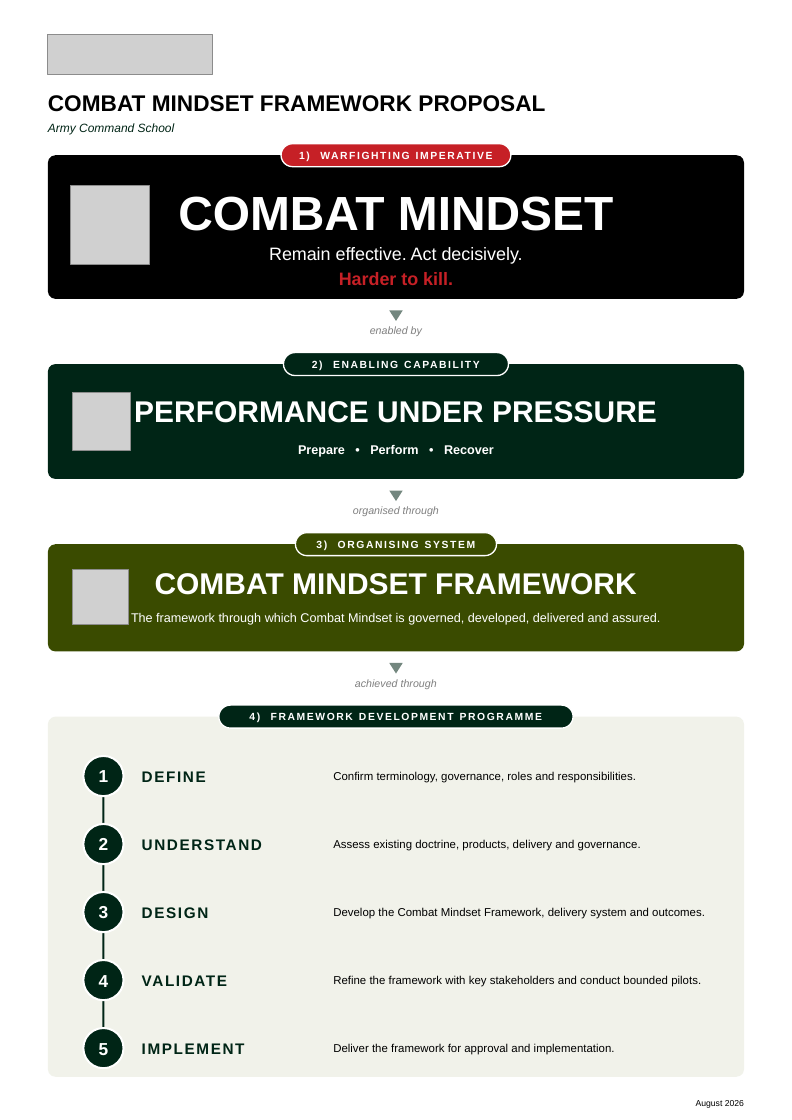
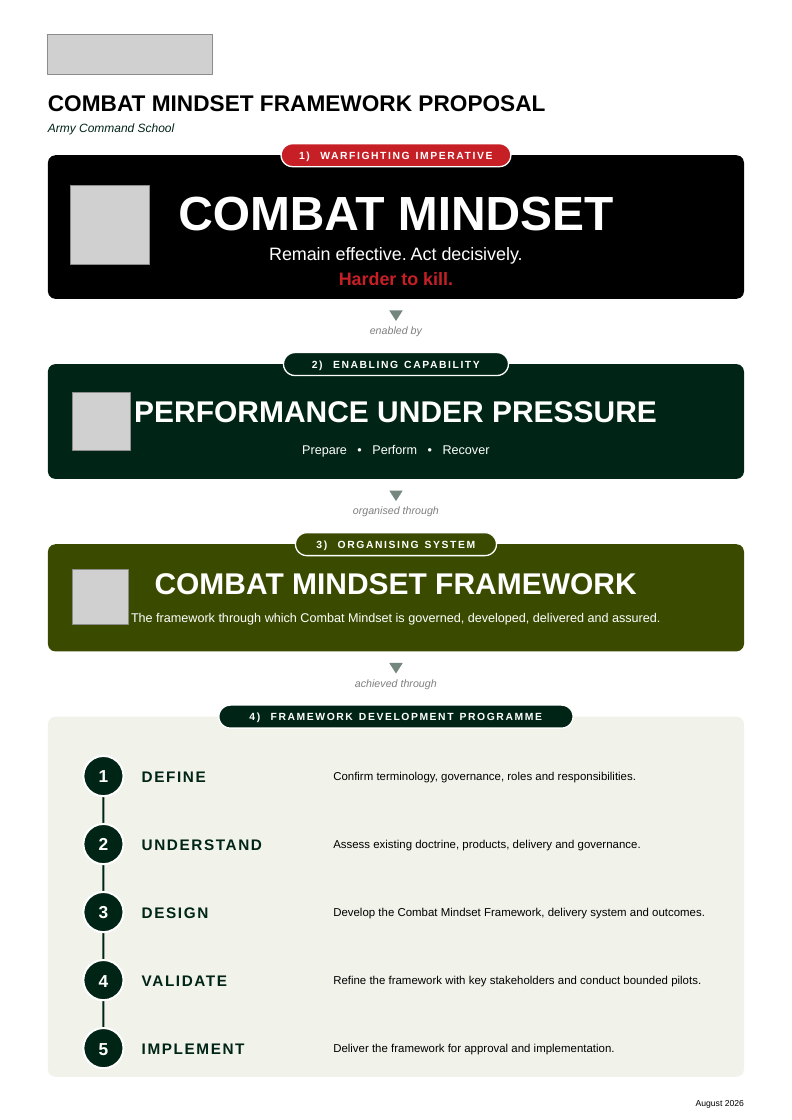
Before and after one commit to TacEdge/PUP, a slide deck: slide 1 of output/combat-mindset-onepager-portrait.pptx. Drawn at 792x1120 pixels with LibreOffice and Linux fonts; fonts in the diff are those of the drawing; grey boxes stand for pictures. Boxes give left, top, right and bottom in pixels: in the first picture for what was removed or moved away, otherwise in the second. Text is boxed around its words. In the diff, an @@ line names an element or a change of style, - is before the commit and + after.

```diff
--- a/output/combat-mindset-onepager-portrait.pptx
+++ b/output/combat-mindset-onepager-portrait.pptx
@@ text "Prepare • Perform • Recover" at box(302, 445, 490, 457): bold off @@
```
Also in this commit, not shown: 5 other files.
